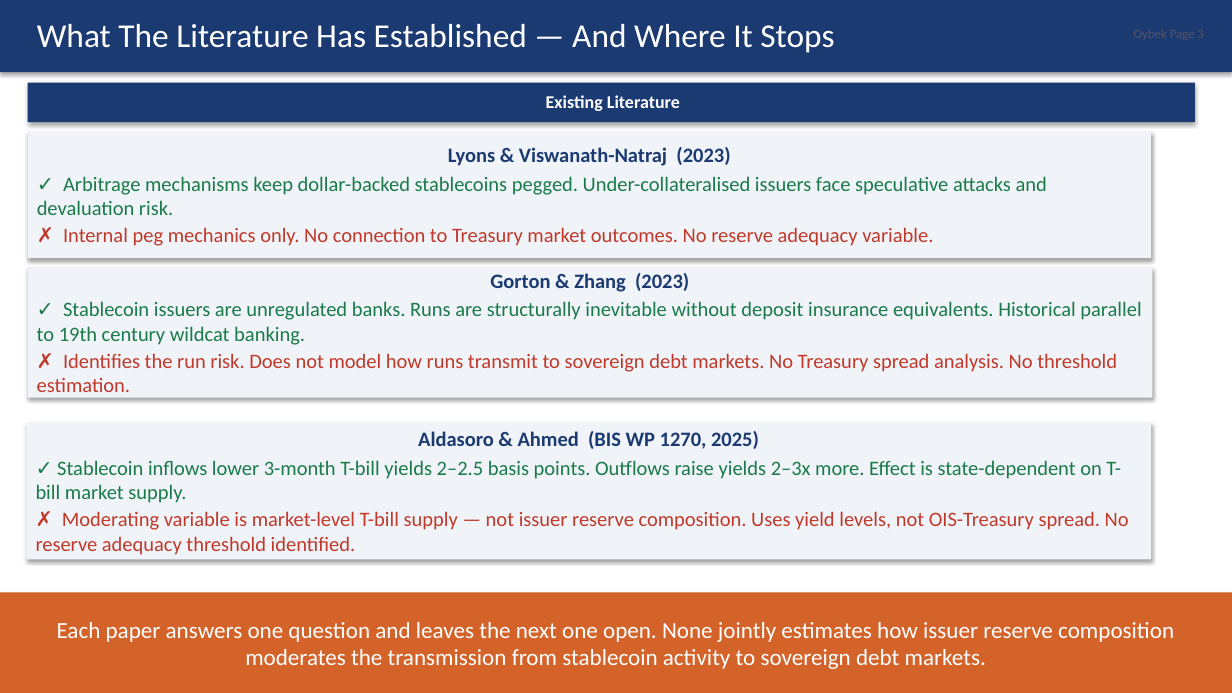
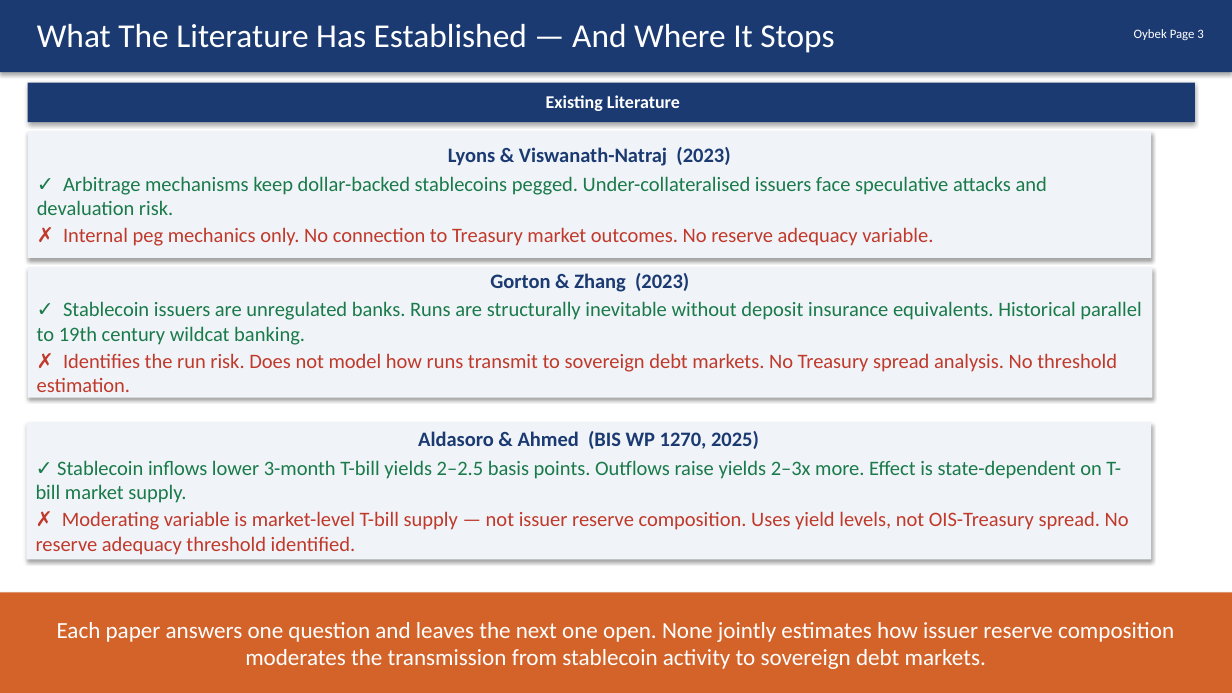
Before and after one commit to kimmireu0921/Stablecoins-and-the-Exorbitant-Privilege, a slide deck: slide 3 of presentations/0519_Stablecoin_Exorbitant_Privilege.pptx. Drawn at 1232x693 pixels with LibreOffice and Linux fonts; fonts in the diff are those of the drawing. Boxes give left, top, right and bottom in pixels: in the first picture for what was removed or moved away, otherwise in the second. Text is boxed around its words. In the diff, an @@ line names an element or a change of style, - is before the commit and + after.

```diff
--- a/presentations/0519_Stablecoin_Exorbitant_Privilege.pptx
+++ b/presentations/0519_Stablecoin_Exorbitant_Privilege.pptx
@@ text added at (x1=1134, y1=29, x2=1203, y2=40), 10 pt, text #FFFFFF @@
+Oybek Page 3
```
Also in this commit, not shown: 8 other slides changed.
